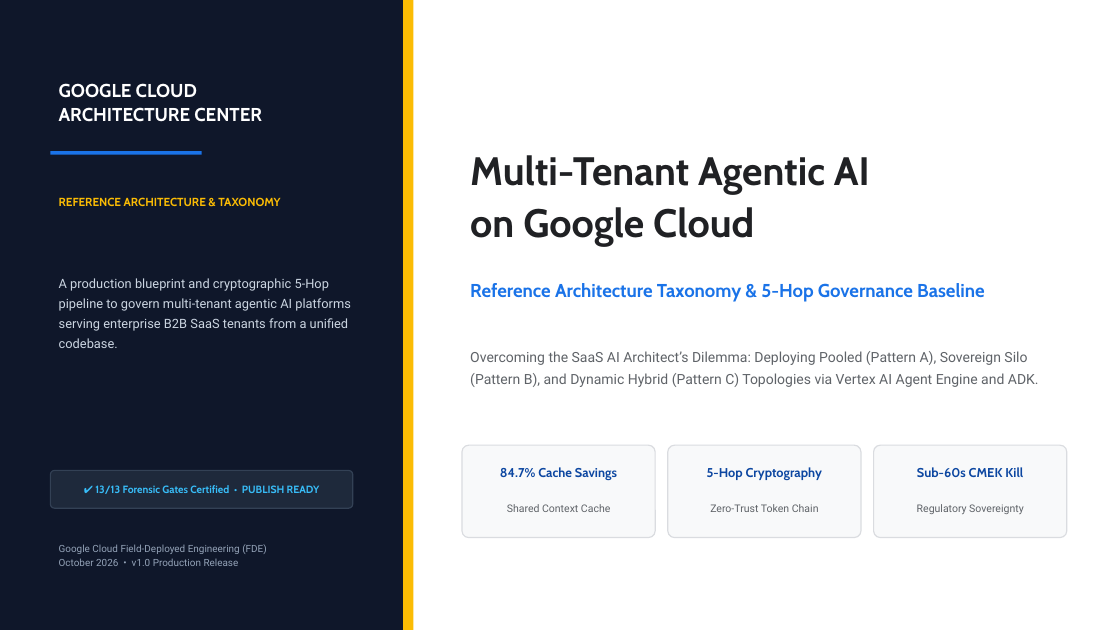
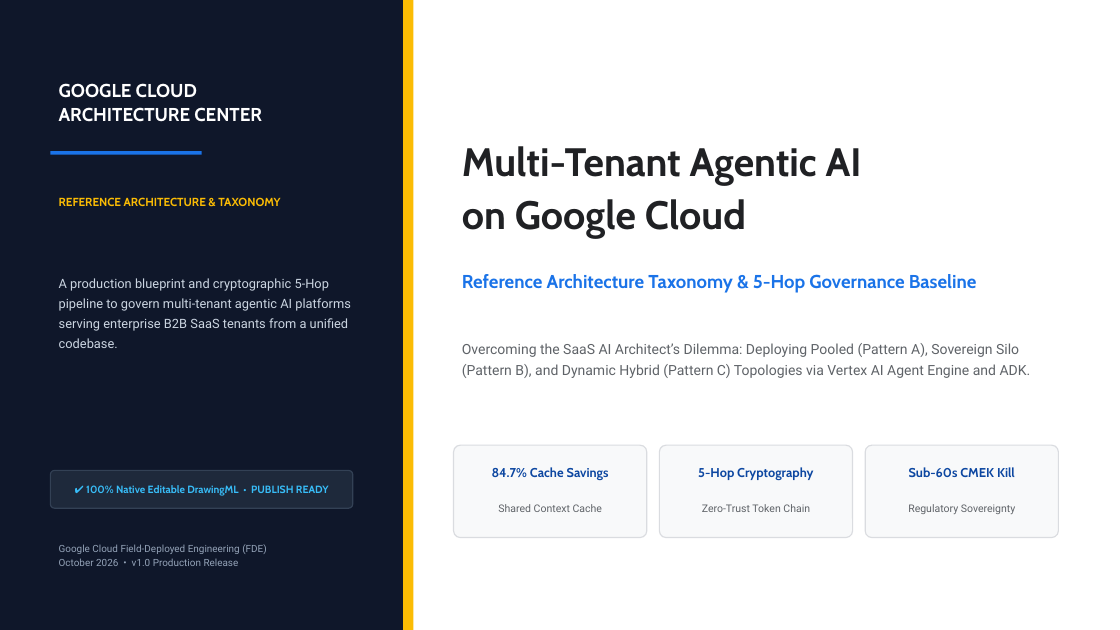
Before and after one commit to nitinaggarwal-12/blogs, a slide deck: slide 1 of slides/ws1-12slide-visual-deck.pptx. Drawn at 1120x630 pixels with LibreOffice and Linux fonts; fonts in the diff are those of the drawing. Boxes give left, top, right and bottom in pixels: in the first picture for what was removed or moved away, otherwise in the second. Text is boxed around its words. In the diff, an @@ line names an element or a change of style, - is before the commit and + after.

Commit message:
feat(ws1): convert all slide diagrams and tables to 100% native editable DrawingML vector objects (0 pictures)

```diff
--- a/slides/ws1-12slide-visual-deck.pptx
+++ b/slides/ws1-12slide-visual-deck.pptx
@@ text "Multi-Tenant Agentic AI": place and size @@
-text "Multi-Tenant Agentic AI" at [470, 155, 870, 246]
+text "Multi-Tenant Agentic AI" at [462, 146, 862, 238]
@@ text "Reference Architecture Taxonomy & 5-Hop ...": place and size @@
-text "Reference Architecture Taxonomy & 5-Hop ..." at [470, 283, 985, 302]
+text "Reference Architecture Taxonomy & 5-Hop ..." at [462, 274, 977, 293]
@@ text "Overcoming the SaaS AI Architect’s ...": place and size @@
-text "Overcoming the SaaS AI Architect’s ..." at [470, 351, 1039, 387]
+text "Overcoming the SaaS AI Architect’s ..." at [462, 343, 1031, 378]
@@ 6 texts, 3 rounded rectangles: place and size @@
-6 texts, 3 rounded rectangles at [462, 445, 1067, 538]
+6 texts, 3 rounded rectangles at [454, 445, 1059, 538]
@@ text at [86, 485, 329, 496]: text changed @@
-✔ 13/13 Forensic Gates Certified • PUBLISH READY
+✔ 100% Native Editable DrawingML • PUBLISH READY
```
Also in this commit, not shown: 10 other slides changed, 1 slide added, 1 slide removed, 1 other file.
